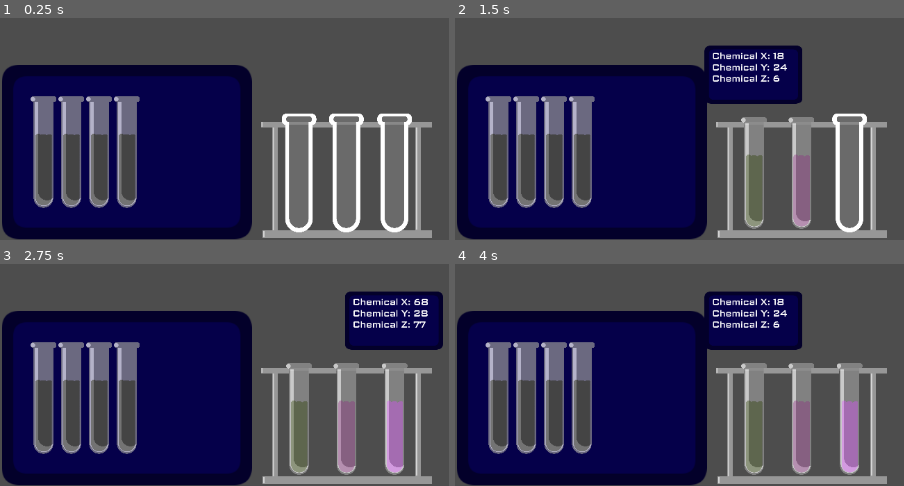
Above: before the commit, frames 1-4 (two rows, left to right).
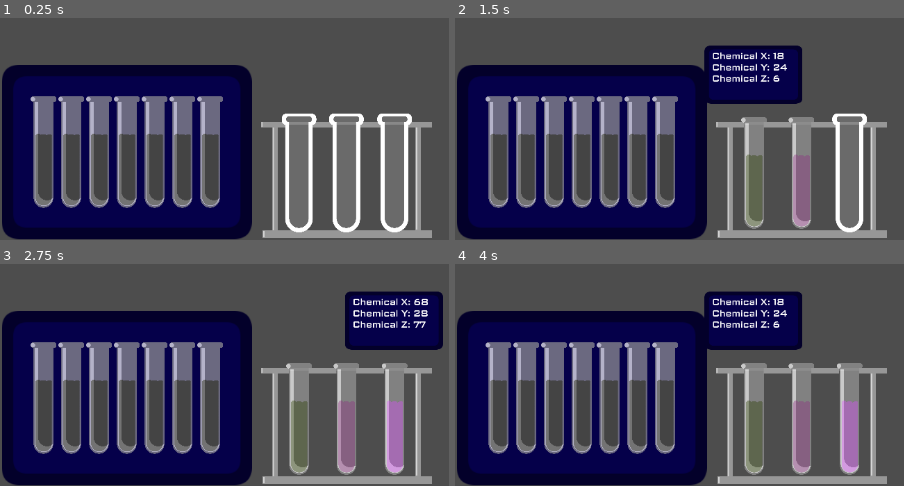
Above: after the commit, the same moments.

Repository: DevEhanTariq/godot-wild-jam-94
Game: Godot game, scene res://MainScenes/Workshop.tscn
Two runs of this game, one before a commit and one after it. Both use one fixed random seed, a clock stepped at 60 frames per second and the inputs below.
Inputs (mouse positions are in pixels of both pictures, inside the frame that each line leads up to):
- Up to frame 1 (0.25 s): no input
- Up to frame 2 (1.5 s): click (800, 173) at 0.52 s; click (755, 173) at 1.27 s
- Up to frame 3 (2.75 s): click (395, 419) at 2 s
- Up to frame 4 (4 s): tap Enter at 2.75 s; move the mouse to (800, 419) at 2.77 s; tap Space at 3.5 s; move the mouse to (755, 419) at 3.52 s

The runs differ from the first frame. In frame 1, 6.9% of the frame differs, in the area x 31-50%, y 35-86%; in frame 2, 6.9%; in frame 3, 6.9%; in frame 4, 6.9%.

Commit message:
Fix: Working on the Inventory Scene
- Working on the Inventory Scene

Diff:
--- a/ExtraScenes/Inventory.tscn
+++ b/ExtraScenes/Inventory.tscn
@@ -1,9 +1,11 @@
 [gd_scene format=3 uid="uid://dj0vf6q66bnvu"]
 
 [ext_resource type="Texture2D" uid="uid://dheboowghk82j" path="res://Assets/Art/InfoHover.png" id="1_pohso"]
+[ext_resource type="Script" uid="uid://dxtd5xt08x8e0" path="res://ExtraScenes/inventory.gd" id="1_sxcm0"]
 [ext_resource type="PackedScene" uid="uid://cwi0p3x61bghe" path="res://ExtraScenes/TestTubeRenderer.tscn" id="2_v4278"]
 
 [node name="Inventory" type="Node2D" unique_id=1397416667]
+script = ExtResource("1_sxcm0")
 
 [node name="InfoHover" type="Sprite2D" parent="." unique_id=733496558]
 scale = Vector2(3, 3)
@@ -19,3 +21,12 @@
 
 [node name="TestTube4" parent="." unique_id=1722537237 instance=ExtResource("2_v4278")]
 position = Vector2(-600, 0)
+
+[node name="TestTube5" parent="." unique_id=1737174007 instance=ExtResource("2_v4278")]
+position = Vector2(200, 0)
+
+[node name="TestTube6" parent="." unique_id=1857135484 instance=ExtResource("2_v4278")]
+position = Vector2(400, 0)
+
+[node name="TestTube7" parent="." unique_id=1824021367 instance=ExtResource("2_v4278")]
+position = Vector2(600, 0)
--- a/ExtraScenes/inventory.gd
+++ b/ExtraScenes/inventory.gd
@@ -1,5 +1,13 @@
 extends Node2D
 
+var Tubes = {0:"TestTube",
+1:"TestTube2",
+2:"TestTube3",
+3:"TestTube4",
+4:"TestTube5",
+5:"TestTube6",
+6:"TestTube7"
+}
 
 # Called when the node enters the scene tree for the first time.
 func _ready() -> void:
@@ -8,4 +16,5 @@
 
 # Called every frame. 'delta' is the elapsed time since the previous frame.
 func _process(delta: float) -> void:
-	pass
+	for i in len(Global.TestTubes):
+		pass
